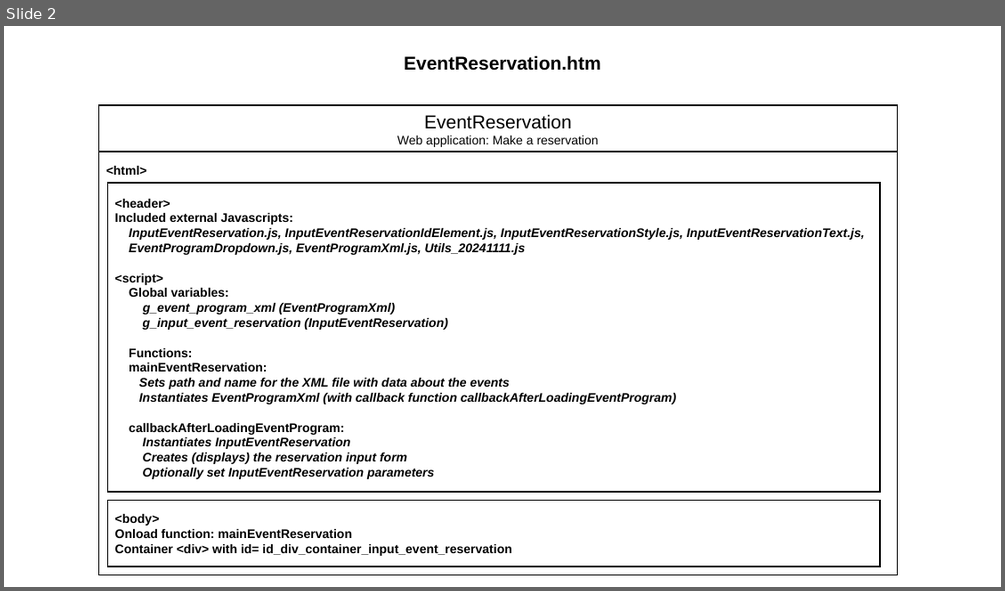
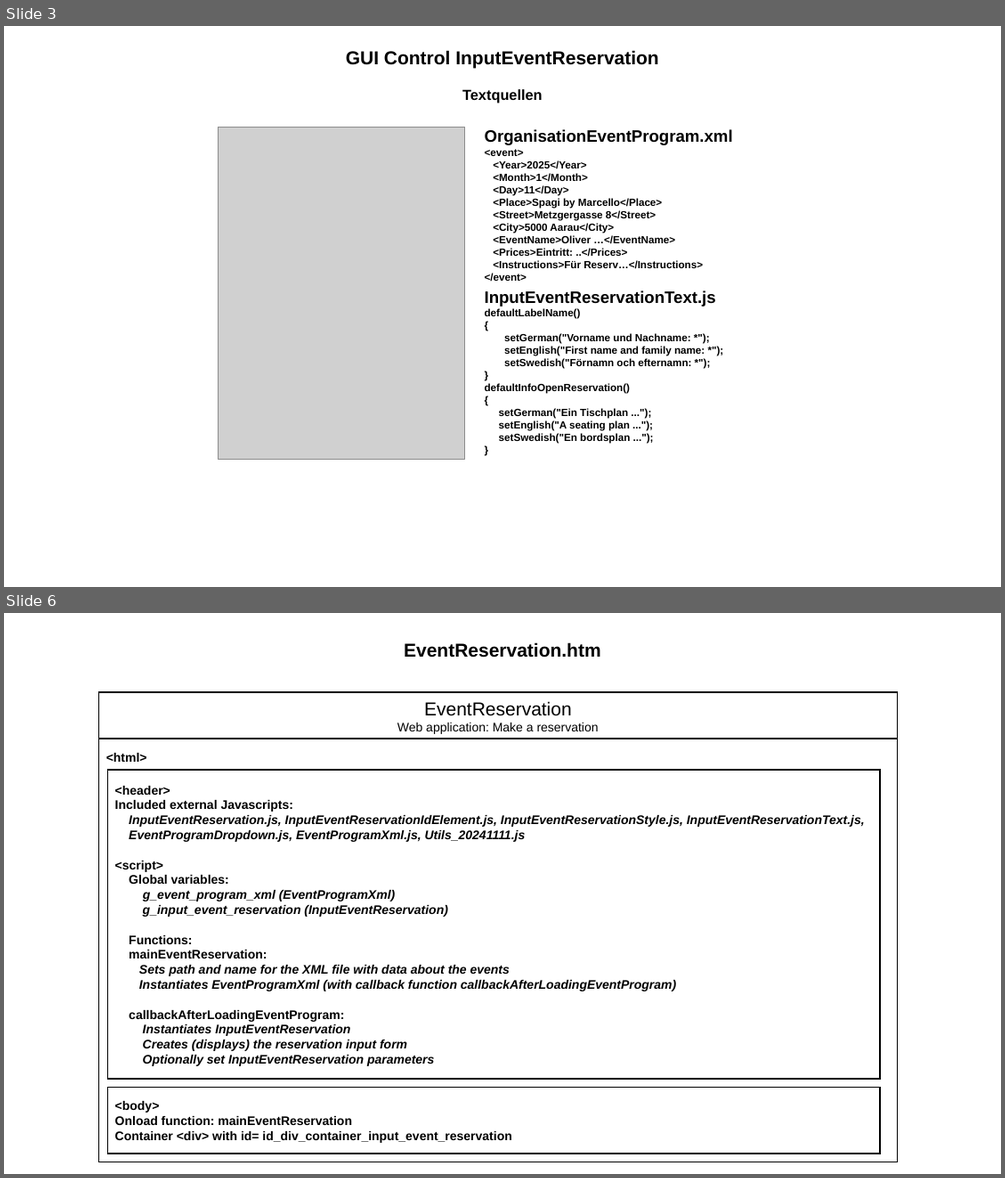
Before and after one commit to JazzLiveAarau/WwwReservationLayout, a slide deck: Description/InputEventReservation.pptx. Shown one above the other, each under a label of ours: slide 2 before the commit, slides 3 and 6 after it; the slides between them are not shown. The pictures are 1005x591 and 1005x1178 pixels, drawn with LibreOffice and Linux fonts; fonts in the diff are those of the drawing; grey boxes stand for pictures. Boxes give left, top, right and bottom in pixels: in the first picture for what was removed or moved away, otherwise in the second. Text is boxed around its words. In the diff, an @@ line names an element or a change of style, - is before the commit and + after.

Commit message:
Text changes

```diff
--- a/Description/InputEventReservation.pptx
+++ b/Description/InputEventReservation.pptx
@@ slide 3 added at (x1=4, y1=26, x2=1001, y2=587), background #FFFFFF @@
@@ text added at (x1=346, y1=50, x2=658, y2=103), 18 pt, text #000000, bold @@
+GUI Control InputEventReservation
+Textquellen
@@ picture added at (x1=218, y1=127, x2=465, y2=459) @@
@@ text added at (x1=485, y1=129, x2=733, y2=281), 10 pt, text #000000, bold @@
+OrganisationEventProgram.xml
+<event>
+<Year>2025</Year>
+<Month>1</Month>
+<Day>11</Day>
+<Place>Spagi by Marcello</Place>
+<Street>Metzgergasse 8</Street>
+<City>5000 Aarau</City>
+<EventName>Oliver …</EventName>
+<Prices>Eintritt: ..</Prices>
+<Instructions>Für Reserv…</Instructions>
+</event>
@@ text added at (x1=485, y1=290, x2=716, y2=443), 10 pt, text #000000, bold @@
+InputEventReservationText.js
+defaultLabelName()
+{
+setGerman("Vorname und Nachname: *");
+setEnglish("First name and family name: *");
+setSwedish("Förnamn och efternamn: *");
+}
+defaultInfoOpenReservation()
+{
+setGerman("Ein Tischplan ...");
+setEnglish("A seating plan ...");
+setSwedish("En bordsplan ...");
+}
@@ what was slide 2 is now slide 6 @@
```
Also in this commit, not shown: 1 slide changed, 3 other slides added, 4 other files.
